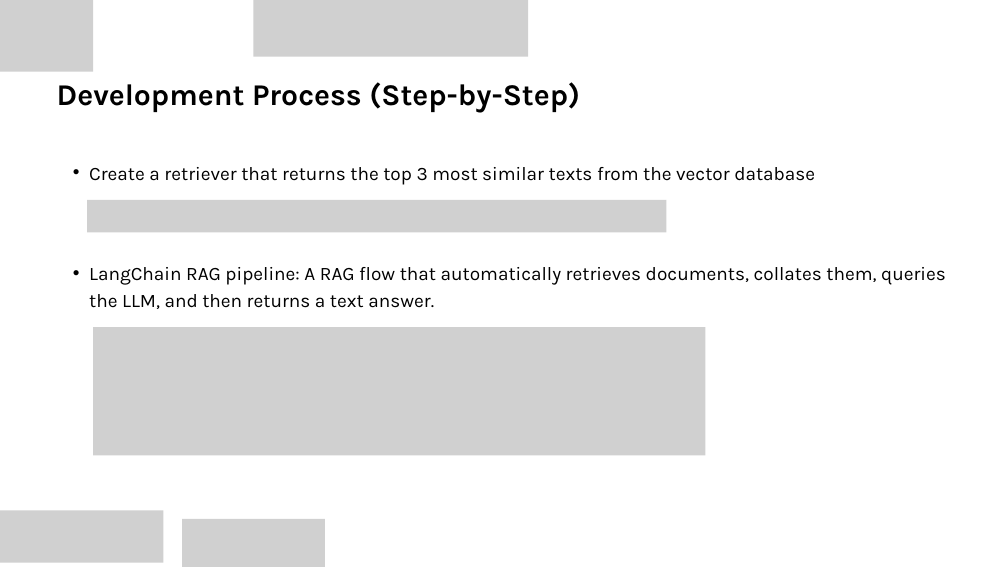
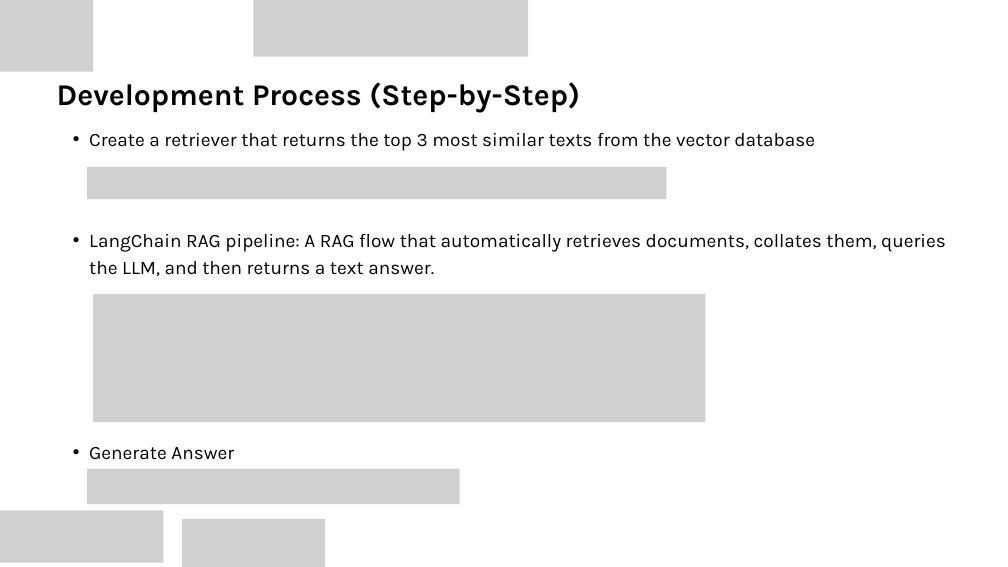
Before and after one commit to PutraAlFarizi15/nawatech-case-study, a slide deck: slide 17 of Putra_Al_Farizi_Nawatech_Case_Study.pptx. Drawn at 1008x567 pixels with LibreOffice and Linux fonts; fonts in the diff are those of the drawing; grey boxes stand for pictures. Boxes give left, top, right and bottom in pixels: in the first picture for what was removed or moved away, otherwise in the second. Text is boxed around its words. In the diff, an @@ line names an element or a change of style, - is before the commit and + after.

Commit message:
modify file presentation

```diff
--- a/Putra_Al_Farizi_Nawatech_Case_Study.pptx
+++ b/Putra_Al_Farizi_Nawatech_Case_Study.pptx
@@ 2 pictures, 2 texts: place and size @@
-2 pictures, 2 texts at (87, 167, 946, 455)
+2 pictures, 2 texts at (87, 133, 946, 422)
@@ text added at (89, 447, 234, 460), 27.3 pt, text #000000 @@
+  • Generate Answer
@@ picture added at (87, 469, 460, 504) @@
```
